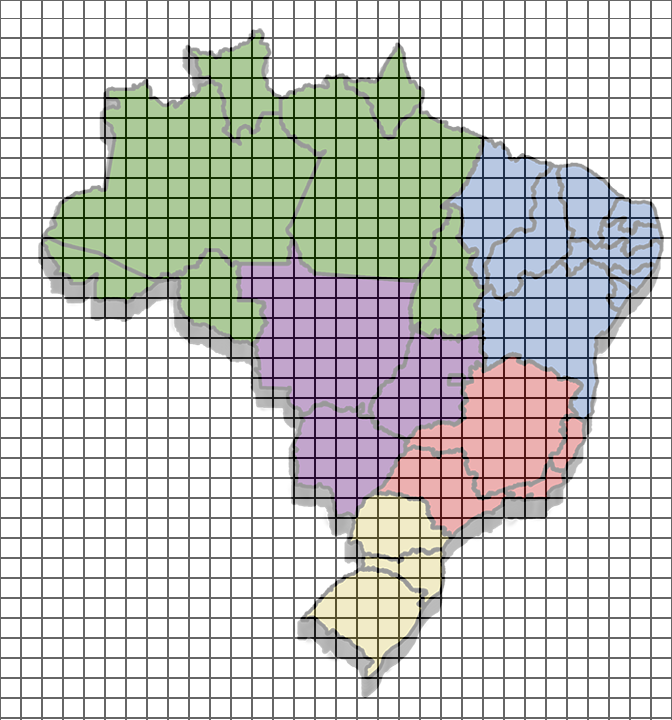
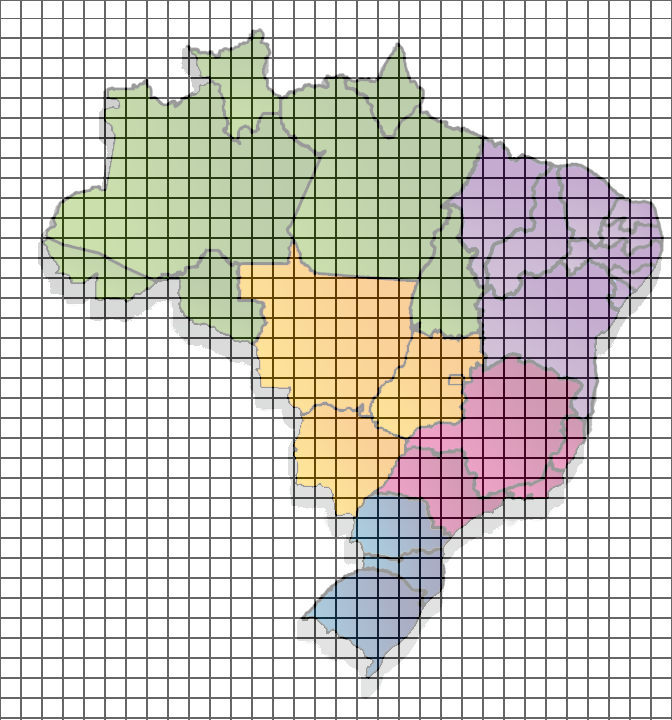
Before/after of a 672×720 layered artwork. What changed in the layer stack:
added layer "Layer 1" above "Layer 0" over [38, 47, 662, 699]
painted on "Layer 0" over [38, 32, 662, 699]
